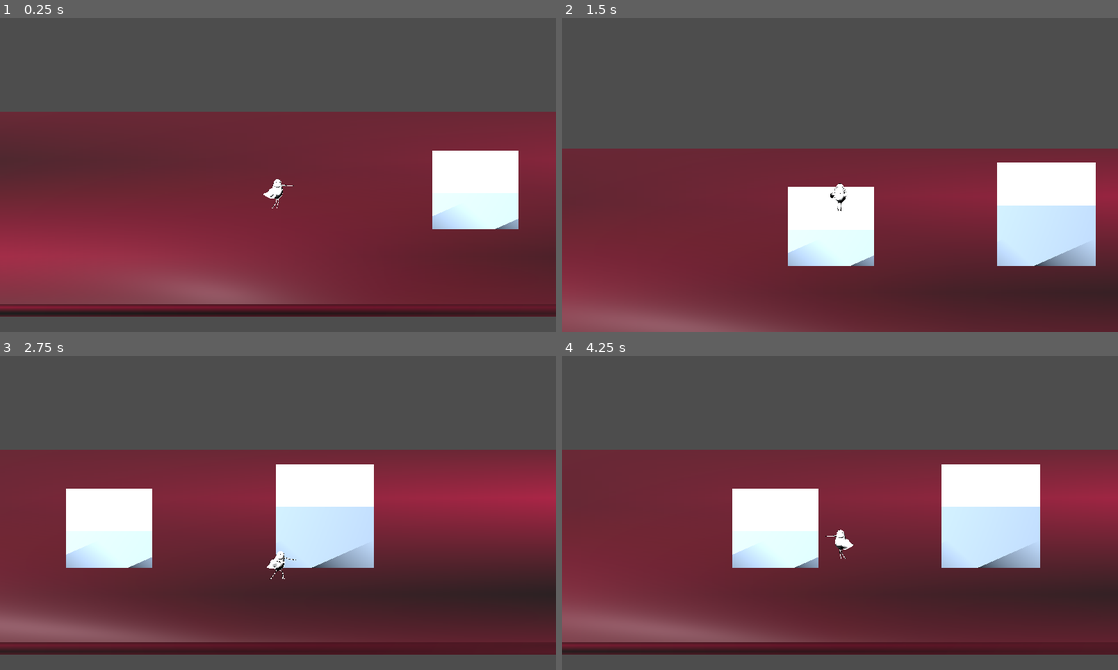
Above: before the commit, frames 1-4 (two rows, left to right).
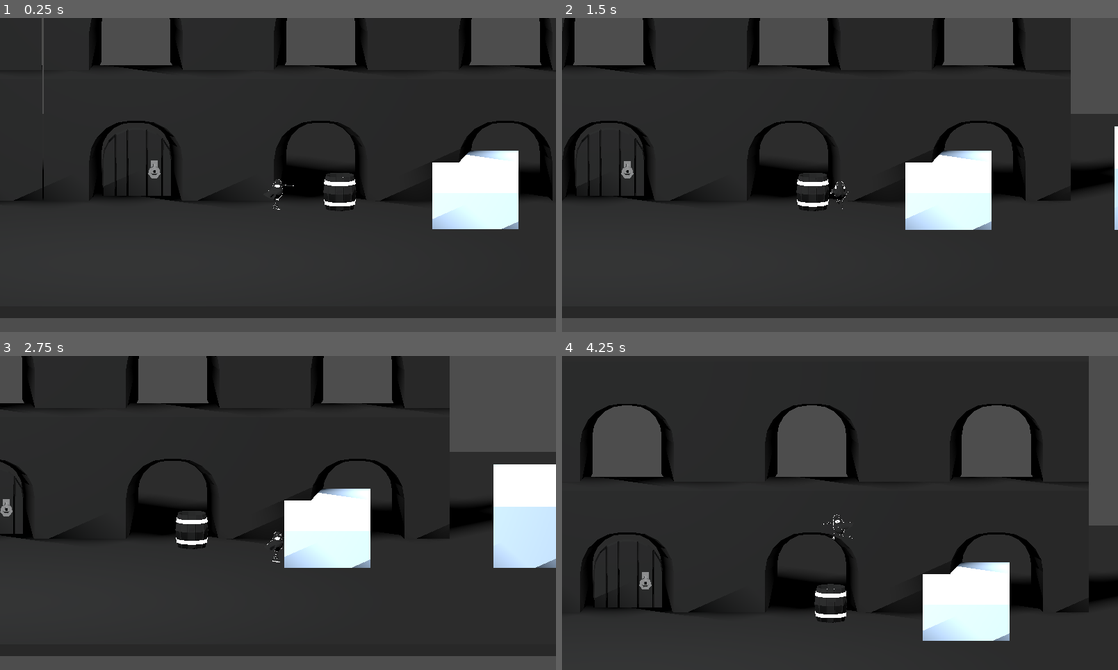
Above: after the commit, the same moments.

Repository: puleri/godot-test
Game: Godot game, scene res://scenes/Main.tscn
Same seed, same stepped clock (60 frames per second), same inputs: the game is played once before the commit and once after it.
Inputs:
- Up to frame 1 (0.25 s): no input
- Up to frame 2 (1.5 s): tap Enter at 0.5 s; hold D (move_right) 0.53-1.28 s; tap Space (jump) at 0.77 s; hold S (move_down) from 1.28 s (still down)
- Up to frame 3 (2.75 s): tap Space (jump) at 1.52 s; release S (move_down) at 2.03 s; hold D (move_right) from 2.03 s (still down)
- Up to frame 4 (4.25 s): release D (move_right) at 2.78 s; hold W (move_up) 2.78-3.53 s; tap Space (jump) at 3.02, 3.5, 3.77 s; hold A (move_left) from 3.53 s (still down)

The runs differ from the first frame. In frame 1, 85% of the frame differs, in the area x 0-100%, y 0-96%; in frame 2, 90%; in frame 3, 78%; in frame 4, 93%, in the area x 0-100%, y 0-100%.

Commit message:
fooled around with some materials and some objects, users won't know what to make of it reall

Diff:
--- /dev/null
+++ b/Materials/BlackToon.tres
@@ -0,0 +1,6 @@
+[gd_resource type="StandardMaterial3D" format=3 uid="uid://ccuqyelqwain2"]
+
+[resource]
+diffuse_mode = 3
+specular_mode = 1
+albedo_color = Color(0.10561416, 0.10561416, 0.10561416, 1)
--- /dev/null
+++ b/Materials/BrownToon.tres
@@ -0,0 +1,6 @@
+[gd_resource type="StandardMaterial3D" format=3 uid="uid://bhtxaoaw8srl1"]
+
+[resource]
+diffuse_mode = 3
+specular_mode = 1
+albedo_color = Color(0.11, 0.091520004, 0.057199996, 1)
--- /dev/null
+++ b/Materials/GreyToon.tres
@@ -0,0 +1,6 @@
+[gd_resource type="StandardMaterial3D" format=3 uid="uid://jy5qaflc0y0q"]
+
+[resource]
+diffuse_mode = 3
+specular_mode = 1
+albedo_color = Color(0.30876935, 0.30876938, 0.30876935, 1)
--- /dev/null
+++ b/Materials/WhiteToon.tres
@@ -0,0 +1,8 @@
+[gd_resource type="StandardMaterial3D" format=3 uid="uid://fc8jacmlue8n"]
+
+[resource]
+blend_mode = 1
+diffuse_mode = 3
+specular_mode = 1
+emission_enabled = true
+emission = Color(1, 1, 1, 1)
--- /dev/null
+++ b/Objects/ArchTest.tscn
@@ -0,0 +1,11 @@
+[gd_scene format=3 uid="uid://vjf0ruyp7rs8"]
+
+[ext_resource type="ArrayMesh" uid="uid://daix438cuovhe" path="res://Objects/Arch_test.obj" id="1_w0fb4"]
+[ext_resource type="Material" uid="uid://ccuqyelqwain2" path="res://Materials/BlackToon.tres" id="2_byjl2"]
+
+[node name="ArchTest" type="Node3D" unique_id=221741334]
+
+[node name="ArchTest" type="MeshInstance3D" parent="." unique_id=1087515779]
+transform = Transform3D(1, 0, 0, 0, 1, 0, 0, 0, 1, -0.3126279, 0, 0.8142822)
+mesh = ExtResource("1_w0fb4")
+surface_material_override/0 = ExtResource("2_byjl2")
--- /dev/null
+++ b/Objects/Door01.tscn
@@ -0,0 +1,13 @@
+[gd_scene format=3 uid="uid://117b5fi3ylp8"]
+
+[ext_resource type="ArrayMesh" uid="uid://87mg8nwewwnm" path="res://Objects/Door_test.obj" id="1_lu17r"]
+[ext_resource type="Material" uid="uid://ccuqyelqwain2" path="res://Materials/BlackToon.tres" id="2_fsmr3"]
+[ext_resource type="Material" uid="uid://jy5qaflc0y0q" path="res://Materials/GreyToon.tres" id="2_lxy05"]
+
+[node name="Door01" type="Node3D" unique_id=989831881]
+
+[node name="DoorTest" type="MeshInstance3D" parent="." unique_id=1069080471]
+transform = Transform3D(0.75, 0, 0, 0, 0.75, 0, 0, 0, 0.75, 0, 0.25477302, 0)
+mesh = ExtResource("1_lu17r")
+surface_material_override/0 = ExtResource("2_lxy05")
+surface_material_override/1 = ExtResource("2_fsmr3")
--- /dev/null
+++ b/Objects/Newbarrel.tscn
@@ -0,0 +1,11 @@
+[gd_scene format=3 uid="uid://defo8smbyjqfh"]
+
+[ext_resource type="PackedScene" uid="uid://2medhb1ung4e" path="res://Objects/Barrel.fbx" id="1_epb58"]
+[ext_resource type="Material" uid="uid://ccuqyelqwain2" path="res://Materials/BlackToon.tres" id="2_oaphm"]
+[ext_resource type="Material" uid="uid://fc8jacmlue8n" path="res://Materials/WhiteToon.tres" id="3_xteh1"]
+
+[node name="Barrel" unique_id=1229816567 instance=ExtResource("1_epb58")]
+
+[node name="Cylinder_006" parent="." index="0" unique_id=137006602]
+surface_material_override/0 = ExtResource("2_oaphm")
+surface_material_override/1 = ExtResource("3_xteh1")
--- /dev/null
+++ b/Rook/Rook_v2.tscn
@@ -0,0 +1,46 @@
+[gd_scene format=3 uid="uid://bhms8fejjme5c"]
+
+[ext_resource type="PackedScene" uid="uid://lsea7dml45h6" path="res://Objects/Rook.fbx" id="1_nu6bc"]
+[ext_resource type="Material" uid="uid://ccuqyelqwain2" path="res://Materials/BlackToon.tres" id="2_fh2fo"]
+[ext_resource type="Material" uid="uid://fc8jacmlue8n" path="res://Materials/WhiteToon.tres" id="3_bp5qx"]
+
+[node name="Rook" unique_id=811247315 instance=ExtResource("1_nu6bc")]
+
+[node name="Skeleton3D" parent="Skeleton" parent_id_path=PackedInt32Array(1758387717) index="0" unique_id=1616054117]
+bones/0/position = Vector3(-0.00019026743, -2.4075097e-13, -0.00035625312)
+bones/0/rotation = Quaternion(0.70686775, 0.01838652, -0.018386537, 0.7068677)
+bones/2/rotation = Quaternion(-0.22646771, -0.08943495, 0.8797434, 0.40836912)
+bones/3/rotation = Quaternion(0.82038325, 0.0016130909, 0.102047786, 0.5626322)
+bones/4/rotation = Quaternion(-9.808946e-05, -9.313224e-10, -1.2492762e-05, 1)
+bones/18/rotation = Quaternion(-0.4691439, 0.67769116, -0.5031317, 0.25980222)
+bones/19/rotation = Quaternion(0.85645014, 0.024086324, 0.14795749, 0.49398565)
+bones/20/rotation = Quaternion(0.07260392, -1.175461e-10, 0.016219553, 0.997229)
+bones/34/rotation = Quaternion(-2.6692543e-08, -2.6692543e-08, -0.7071068, 0.7071067)
+bones/41/rotation = Quaternion(0.7199826, -6.101249e-08, -6.3066196e-08, 0.6939921)
+bones/47/rotation = Quaternion(-1.20817685e-08, 1.1601471e-08, 0.72129864, 0.6926242)
+bones/48/rotation = Quaternion(7.888756e-08, -1.111055e-07, 0.67439914, 0.738367)
+bones/49/rotation = Quaternion(5.560959e-08, -5.203887e-07, 0.07046905, 0.99751395)
+bones/50/rotation = Quaternion(-3.3677136e-08, 1.937531e-07, -0.030150184, 0.9995454)
+bones/52/position = Vector3(-0.00022928091, 2.4075091e-13, -0.00014568758)
+bones/52/rotation = Quaternion(-0.7041422, -0.06468115, -0.06468116, 0.70414233)
+bones/53/rotation = Quaternion(-0.64276063, -0.37275317, -0.21972933, 0.6321653)
+bones/54/rotation = Quaternion(0.7369896, 2.2304631e-08, -4.3403595e-08, 0.67590404)
+bones/55/rotation = Quaternion(0.026666434, 1.2955815e-07, 5.8228378e-09, 0.9996444)
+bones/56/rotation = Quaternion(-0.28487915, 0.30054143, -0.6372885, 0.64990944)
+bones/57/rotation = Quaternion(1.0308871e-08, 1.1359179e-08, -0.05623129, 0.9984178)
+bones/59/rotation = Quaternion(0.56332743, -0.02327498, 0.16620898, 0.8090087)
+bones/60/rotation = Quaternion(-0.55854774, 0.13277233, 0.049560748, 0.81727576)
+bones/61/rotation = Quaternion(0.03491388, 0.035295606, 0.074019656, 0.99602026)
+bones/62/rotation = Quaternion(-0.04071445, -0.0377115, -0.8014407, 0.5954939)
+bones/65/position = Vector3(-0.00020568038, -0.0001840429, -0.0026813545)
+bones/65/rotation = Quaternion(-0.5335159, -0.4640698, -0.46407023, 0.5335156)
+bones/67/position = Vector3(-0.00095130905, 0.00013047185, -0.0026145165)
+bones/67/rotation = Quaternion(-0.5605998, -0.48207772, -0.43700448, 0.5122071)
+bones/73/position = Vector3(-0.0007162045, -0.00056360604, 6.247312e-06)
+bones/73/rotation = Quaternion(-0.6963153, 0.051906176, 0.025290515, 0.71540976)
+bones/75/position = Vector3(0.000222191, 0.00065767363, -7.659802e-05)
+bones/75/rotation = Quaternion(0.8565981, 0.3357142, -0.38209108, 0.08684543)
+
+[node name="Theif_Mesh_Rig" parent="Skeleton/Skeleton3D" index="0" unique_id=1799087458]
+surface_material_override/0 = ExtResource("2_fh2fo")
+surface_material_override/1 = ExtResource("3_bp5qx")
--- a/scenes/CharacterTest.tscn
+++ b/scenes/CharacterTest.tscn
@@ -1,6 +1,6 @@
 [gd_scene format=3 uid="uid://b121qef6erpf3"]
 
-[ext_resource type="PackedScene" uid="uid://lsea7dml45h6" path="res://FBX/Rook.fbx" id="1_1jdma"]
+[ext_resource type="PackedScene" uid="uid://lsea7dml45h6" path="res://Objects/Rook.fbx" id="1_1jdma"]
 
 [node name="CharacterTest" type="Node3D" unique_id=1152185677]
 
--- a/scenes/Main.tscn
+++ b/scenes/Main.tscn
@@ -1,17 +1,14 @@
-[gd_scene load_steps=18 format=3 uid="uid://c84tqkfcqhgk8"]
+[gd_scene format=3 uid="uid://c84tqkfcqhgk8"]
 
 [ext_resource type="PackedScene" uid="uid://brg4gso7dpl2n" path="res://scenes/Player.tscn" id="1_h8wvw"]
+[ext_resource type="Material" uid="uid://ccuqyelqwain2" path="res://Materials/BlackToon.tres" id="2_0bbpv"]
 [ext_resource type="Script" uid="uid://b0hmh308tgxuv" path="res://scripts/chessboard_trigger.gd" id="2_smb6l"]
+[ext_resource type="PackedScene" uid="uid://117b5fi3ylp8" path="res://Objects/Door01.tscn" id="5_c01mt"]
+[ext_resource type="PackedScene" uid="uid://vjf0ruyp7rs8" path="res://Objects/ArchTest.tscn" id="6_c01mt"]
+[ext_resource type="PackedScene" uid="uid://defo8smbyjqfh" path="res://Objects/Newbarrel.tscn" id="6_jlsqs"]
 
 [sub_resource type="BoxShape3D" id="BoxShape3D_floor"]
 size = Vector3(38, 0.2, 18)
-
-[sub_resource type="PlaceholderTexture2D" id="PlaceholderTexture2D_elqb8"]
-
-[sub_resource type="StandardMaterial3D" id="StandardMaterial3D_floor"]
-albedo_color = Color(0.47, 0.36143, 0.1598, 1)
-albedo_texture = SubResource("PlaceholderTexture2D_elqb8")
-roughness = 0.58
 
 [sub_resource type="BoxMesh" id="BoxMesh_floor"]
 size = Vector3(38, 0.2, 18)
@@ -34,23 +31,6 @@
 
 [sub_resource type="BoxShape3D" id="BoxShape3D_chessboard_trigger"]
 size = Vector3(1.8, 1.8, 1.8)
-
-[sub_resource type="BoxMesh" id="BoxMesh_chessboard_tile"]
-size = Vector3(0.24, 0.04, 0.24)
-
-[sub_resource type="StandardMaterial3D" id="StandardMaterial3D_tile_light"]
-albedo_color = Color(0.94, 0.9, 0.78, 1)
-emission_enabled = true
-emission = Color(0.32, 0.28, 0.16, 1)
-emission_energy_multiplier = 0.25
-
-[sub_resource type="StandardMaterial3D" id="StandardMaterial3D_tile_dark"]
-albedo_color = Color(0.07, 0.08, 0.1, 1)
-roughness = 0.36
-
-[sub_resource type="SphereMesh" id="SphereMesh_chessboard_glow"]
-radius = 1.15
-height = 2.3
 
 [sub_resource type="StandardMaterial3D" id="StandardMaterial3D_chessboard_glow"]
 transparency = 1
@@ -59,9 +39,26 @@
 emission = Color(0.22, 0.48, 1, 1)
 emission_energy_multiplier = 1.7
 
+[sub_resource type="SphereMesh" id="SphereMesh_chessboard_glow"]
+radius = 1.15
+height = 2.3
+
+[sub_resource type="StandardMaterial3D" id="StandardMaterial3D_tile_light"]
+albedo_color = Color(0.94, 0.9, 0.78, 1)
+emission_enabled = true
+emission = Color(0.32, 0.28, 0.16, 1)
+emission_energy_multiplier = 0.25
+
+[sub_resource type="BoxMesh" id="BoxMesh_chessboard_tile"]
+size = Vector3(0.24, 0.04, 0.24)
+
+[sub_resource type="StandardMaterial3D" id="StandardMaterial3D_tile_dark"]
+albedo_color = Color(0.07, 0.08, 0.1, 1)
+roughness = 0.36
+
 [node name="Main" type="Node3D" unique_id=1346825173]
 
-[node name="Player" parent="." unique_id=6424090 instance=ExtResource("1_h8wvw")]
+[node name="Player" parent="." unique_id=557277699 instance=ExtResource("1_h8wvw")]
 
 [node name="Floor" type="StaticBody3D" parent="." unique_id=1783237821]
 transform = Transform3D(1, 0, 0, 0, 1, 0, 0, 0, 1, 0, -0.1, 0)
@@ -71,7 +68,8 @@
 debug_color = Color(0, 0.6, 0.69803923, 0.827451)
 
 [node name="MeshInstance3D" type="MeshInstance3D" parent="Floor" unique_id=1243654736]
-material_override = SubResource("StandardMaterial3D_floor")
+transform = Transform3D(1, 0, 0, 0, 1, 0, 0, 0, 1, 0, -0.029291444, 0)
+material_override = ExtResource("2_0bbpv")
 mesh = SubResource("BoxMesh_floor")
 
 [node name="JumpBlockLow" type="StaticBody3D" parent="." unique_id=1586483312]
@@ -105,100 +103,118 @@
 light_energy = 1.25
 omni_range = 12.0
 
-[node name="ChessboardTrigger" type="Area3D" parent="."]
+[node name="ChessboardTrigger" type="Area3D" parent="." unique_id=728308958]
 transform = Transform3D(1, 0, 0, 0, 0.9848077, 0.17364818, 0, -0.17364818, 0.9848077, 15.5, 1.2, 0)
 script = ExtResource("2_smb6l")
 
-[node name="CollisionShape3D" type="CollisionShape3D" parent="ChessboardTrigger"]
+[node name="CollisionShape3D" type="CollisionShape3D" parent="ChessboardTrigger" unique_id=1494119090]
 shape = SubResource("BoxShape3D_chessboard_trigger")
 
-[node name="Glow" type="MeshInstance3D" parent="ChessboardTrigger"]
+[node name="Glow" type="MeshInstance3D" parent="ChessboardTrigger" unique_id=633867399]
 material_override = SubResource("StandardMaterial3D_chessboard_glow")
 mesh = SubResource("SphereMesh_chessboard_glow")
 
-[node name="GlowLight" type="OmniLight3D" parent="ChessboardTrigger"]
+[node name="GlowLight" type="OmniLight3D" parent="ChessboardTrigger" unique_id=282953711]
 light_color = Color(0.42, 0.66, 1, 1)
 light_energy = 1.1
 omni_range = 4.0
 
-[node name="Board" type="Node3D" parent="ChessboardTrigger"]
-
-[node name="Tile00" type="MeshInstance3D" parent="ChessboardTrigger/Board"]
+[node name="Board" type="Node3D" parent="ChessboardTrigger" unique_id=1311712768]
+
+[node name="Tile00" type="MeshInstance3D" parent="ChessboardTrigger/Board" unique_id=614643736]
 transform = Transform3D(1, 0, 0, 0, 1, 0, 0, 0, 1, -0.36, 0, -0.36)
 material_override = SubResource("StandardMaterial3D_tile_light")
 mesh = SubResource("BoxMesh_chessboard_tile")
 
-[node name="Tile01" type="MeshInstance3D" parent="ChessboardTrigger/Board"]
+[node name="Tile01" type="MeshInstance3D" parent="ChessboardTrigger/Board" unique_id=2010479631]
 transform = Transform3D(1, 0, 0, 0, 1, 0, 0, 0, 1, -0.12, 0, -0.36)
 material_override = SubResource("StandardMaterial3D_tile_dark")
 mesh = SubResource("BoxMesh_chessboard_tile")
 
-[node name="Tile02" type="MeshInstance3D" parent="ChessboardTrigger/Board"]
+[node name="Tile02" type="MeshInstance3D" parent="ChessboardTrigger/Board" unique_id=1509190023]
 transform = Transform3D(1, 0, 0, 0, 1, 0, 0, 0, 1, 0.12, 0, -0.36)
 material_override = SubResource("StandardMaterial3D_tile_light")
 mesh = SubResource("BoxMesh_chessboard_tile")
 
-[node name="Tile03" type="MeshInstance3D" parent="ChessboardTrigger/Board"]
+[node name="Tile03" type="MeshInstance3D" parent="ChessboardTrigger/Board" unique_id=1742704503]
 transform = Transform3D(1, 0, 0, 0, 1, 0, 0, 0, 1, 0.36, 0, -0.36)
 material_override = SubResource("StandardMaterial3D_tile_dark")
 mesh = SubResource("BoxMesh_chessboard_tile")
 
-[node name="Tile10" type="MeshInstance3D" parent="ChessboardTrigger/Board"]
+[node name="Tile10" type="MeshInstance3D" parent="ChessboardTrigger/Board" unique_id=605023225]
 transform = Transform3D(1, 0, 0, 0, 1, 0, 0, 0, 1, -0.36, 0, -0.12)
 material_override = SubResource("StandardMaterial3D_tile_dark")
 mesh = SubResource("BoxMesh_chessboard_tile")
 
-[node name="Tile11" type="MeshInstance3D" parent="ChessboardTrigger/Board"]
+[node name="Tile11" type="MeshInstance3D" parent="ChessboardTrigger/Board" unique_id=1187134467]
 transform = Transform3D(1, 0, 0, 0, 1, 0, 0, 0, 1, -0.12, 0, -0.12)
 material_override = SubResource("StandardMaterial3D_tile_light")
 mesh = SubResource("BoxMesh_chessboard_tile")
 
-[node name="Tile12" type="MeshInstance3D" parent="ChessboardTrigger/Board"]
+[node name="Tile12" type="MeshInstance3D" parent="ChessboardTrigger/Board" unique_id=1910664917]
 transform = Transform3D(1, 0, 0, 0, 1, 0, 0, 0, 1, 0.12, 0, -0.12)
 material_override = SubResource("StandardMaterial3D_tile_dark")
 mesh = SubResource("BoxMesh_chessboard_tile")
 
-[node name="Tile13" type="MeshInstance3D" parent="ChessboardTrigger/Board"]
+[node name="Tile13" type="MeshInstance3D" parent="ChessboardTrigger/Board" unique_id=327802316]
 transform = Transform3D(1, 0, 0, 0, 1, 0, 0, 0, 1, 0.36, 0, -0.12)
 material_override = SubResource("StandardMaterial3D_tile_light")
 mesh = SubResource("BoxMesh_chessboard_tile")
 
-[node name="Tile20" type="MeshInstance3D" parent="ChessboardTrigger/Board"]
+[node name="Tile20" type="MeshInstance3D" parent="ChessboardTrigger/Board" unique_id=1775409972]
 transform = Transform3D(1, 0, 0, 0, 1, 0, 0, 0, 1, -0.36, 0, 0.12)
 material_override = SubResource("StandardMaterial3D_tile_light")
 mesh = SubResource("BoxMesh_chessboard_tile")
 
-[node name="Tile21" type="MeshInstance3D" parent="ChessboardTrigger/Board"]
+[node name="Tile21" type="MeshInstance3D" parent="ChessboardTrigger/Board" unique_id=382271790]
 transform = Transform3D(1, 0, 0, 0, 1, 0, 0, 0, 1, -0.12, 0, 0.12)
 material_override = SubResource("StandardMaterial3D_tile_dark")
 mesh = SubResource("BoxMesh_chessboard_tile")
 
-[node name="Tile22" type="MeshInstance3D" parent="ChessboardTrigger/Board"]
+[node name="Tile22" type="MeshInstance3D" parent="ChessboardTrigger/Board" unique_id=1992039141]
 transform = Transform3D(1, 0, 0, 0, 1, 0, 0, 0, 1, 0.12, 0, 0.12)
 material_override = SubResource("StandardMaterial3D_tile_light")
 mesh = SubResource("BoxMesh_chessboard_tile")
 
-[node name="Tile23" type="MeshInstance3D" parent="ChessboardTrigger/Board"]
+[node name="Tile23" type="MeshInstance3D" parent="ChessboardTrigger/Board" unique_id=59581135]
 transform = Transform3D(1, 0, 0, 0, 1, 0, 0, 0, 1, 0.36, 0, 0.12)
 material_override = SubResource("StandardMaterial3D_tile_dark")
 mesh = SubResource("BoxMesh_chessboard_tile")
 
-[node name="Tile30" type="MeshInstance3D" parent="ChessboardTrigger/Board"]
+[node name="Tile30" type="MeshInstance3D" parent="ChessboardTrigger/Board" unique_id=876250261]
 transform = Transform3D(1, 0, 0, 0, 1, 0, 0, 0, 1, -0.36, 0, 0.36)
 material_override = SubResource("StandardMaterial3D_tile_dark")
 mesh = SubResource("BoxMesh_chessboard_tile")
 
-[node name="Tile31" type="MeshInstance3D" parent="ChessboardTrigger/Board"]
+[node name="Tile31" type="MeshInstance3D" parent="ChessboardTrigger/Board" unique_id=1455733458]
 transform = Transform3D(1, 0, 0, 0, 1, 0, 0, 0, 1, -0.12, 0, 0.36)
 material_override = SubResource("StandardMaterial3D_tile_light")
 mesh = SubResource("BoxMesh_chessboard_tile")
 
-[node name="Tile32" type="MeshInstance3D" parent="ChessboardTrigger/Board"]
+[node name="Tile32" type="MeshInstance3D" parent="ChessboardTrigger/Board" unique_id=371991287]
 transform = Transform3D(1, 0, 0, 0, 1, 0, 0, 0, 1, 0.12, 0, 0.36)
 material_override = SubResource("StandardMaterial3D_tile_dark")
 mesh = SubResource("BoxMesh_chessboard_tile")
 
-[node name="Tile33" type="MeshInstance3D" parent="ChessboardTrigger/Board"]
+[node name="Tile33" type="MeshInstance3D" parent="ChessboardTrigger/Board" unique_id=1032054395]
 transform = Transform3D(1, 0, 0, 0, 1, 0, 0, 0, 1, 0.36, 0, 0.36)
 material_override = SubResource("StandardMaterial3D_tile_light")
 mesh = SubResource("BoxMesh_chessboard_tile")
+
+[node name="Barrel" parent="." unique_id=1229816567 instance=ExtResource("6_jlsqs")]
+transform = Transform3D(1, 0, 0, 0, 1, 0, 0, 0, 1, 1.0037005, 0.27649748, 0.033763647)
+
+[node name="Door01" parent="." unique_id=989831881 instance=ExtResource("5_c01mt")]
+transform = Transform3D(1, 0, 0, 0, 1, 0, 0, 0, 1, -2.8481953, -0.07979131, -1.2315761)
+
+[node name="ArchTest" parent="." unique_id=221741334 instance=ExtResource("6_c01mt")]
+transform = Transform3D(0.76, 0, 0, 0, 0.76, 0, 0, 0, 0.76, -2.0672116, -0.059603214, -1.3999989)
+
+[node name="ArchTest3" parent="." unique_id=593418512 instance=ExtResource("6_c01mt")]
+transform = Transform3D(0.76, 0, 0, 0, 0.76, 0, 0, 0, 0.76, -2.0672116, 1.9147606, -2.2353046)
+
+[node name="ArchTest4" parent="." unique_id=1564851641 instance=ExtResource("6_c01mt")]
+transform = Transform3D(0.76, 0, 0, 0, 0.76, 0, 0, 0, 0.76, -11.09226, 1.9147606, -2.2353046)
+
+[node name="ArchTest2" parent="." unique_id=1721214357 instance=ExtResource("6_c01mt")]
+transform = Transform3D(0.76, 0, 0, 0, 0.76, 0, 0, 0, 0.76, -11.081691, -0.059603214, -1.3999989)
--- a/scenes/Player.tscn
+++ b/scenes/Player.tscn
@@ -1,30 +1,31 @@
 [gd_scene format=3 uid="uid://brg4gso7dpl2n"]
 
-[ext_resource type="PackedScene" uid="uid://lsea7dml45h6" path="res://FBX/Rook.fbx" id="1_b86ki"]
 [ext_resource type="Script" uid="uid://dwr4qnt7fcrtc" path="res://scripts/player_controller.gd" id="2_0m2aq"]
+[ext_resource type="PackedScene" uid="uid://bhms8fejjme5c" path="res://Rook/Rook_v2.tscn" id="2_3li8b"]
 
 [sub_resource type="CapsuleShape3D" id="CapsuleShape3D_player"]
-radius = 0.35
-height = 1.8
+radius = 0.091308594
+height = 0.47758788
 
-[node name="Player" type="CharacterBody3D"]
+[node name="Player" type="CharacterBody3D" unique_id=557277699]
 script = ExtResource("2_0m2aq")
+max_walk_speed = 2.0
+ground_deceleration = 100.0
 
-[node name="CollisionShape3D" type="CollisionShape3D" parent="."]
-transform = Transform3D(1, 0, 0, 0, 1, 0, 0, 0, 1, 0, 0.9, 0)
+[node name="CollisionShape3D" type="CollisionShape3D" parent="." unique_id=1351764398]
+transform = Transform3D(1, 0, 0, 0, 1, 0, 0, 0, 1, 0, 0.23879394, 0)
 shape = SubResource("CapsuleShape3D_player")
 
-[node name="VisualPivot" type="Node3D" parent="."]
-position = Vector3(0, 0.25, 0)
+[node name="VisualPivot" type="Node3D" parent="." unique_id=1196648015]
+transform = Transform3D(1, 0, 0, 0, 1, 0, 0, 0, 1, 0, 0.25, 0)
 
-[node name="Rook" parent="VisualPivot" instance=ExtResource("1_b86ki")]
+[node name="Rook2" parent="VisualPivot" unique_id=811247315 instance=ExtResource("2_3li8b")]
 
-[node name="AnimationTree" type="AnimationTree" parent="."]
+[node name="AnimationTree" type="AnimationTree" parent="." unique_id=2055849568]
 
-[node name="Camera3D" type="Camera3D" parent="."]
-position = Vector3(0, 2.31, 10)
-rotation = Vector3(-0.174533, 0, 0)
+[node name="Camera3D" type="Camera3D" parent="." unique_id=760102314]
+transform = Transform3D(1, 0, 0, 0, 0.9848077, 0.17364825, 0, -0.17364825, 0.9848077, 0, 2.31, 10)
+projection = 1
 current = true
-projection = 1
+fov = 62.0
 size = 5.1
-fov = 62.0
Not shown, removed: FBX/Mankey.obj
Not shown, removed: FBX/Mankey.obj.import
Binary file removed: FBX/Screw.fbx
Binary file removed: FBX/Users/anthony/Documents/APOCO/ASSETS/_TEXTURES/textures/Rubber 01/Rubber 01_roughness.png
Not shown, removed: FBX/Users/anthony/Documents/APOCO/ASSETS/_TEXTURES/textures/Rubber 01/Rubber 01_roughness.png.import
Not shown, added: Objects/Arch_test.obj
Not shown, added: Objects/Arch_test.obj.import
Binary file added: Objects/Barrel.fbx
Not shown, changed: Objects/Barrel.fbx.import
Not shown, added: Objects/Door_test.obj
Not shown, added: Objects/Door_test.obj.import
Renamed: FBX/Mankey.mtl -> Objects/Mankey.mtl
(and 2 more such lines)
